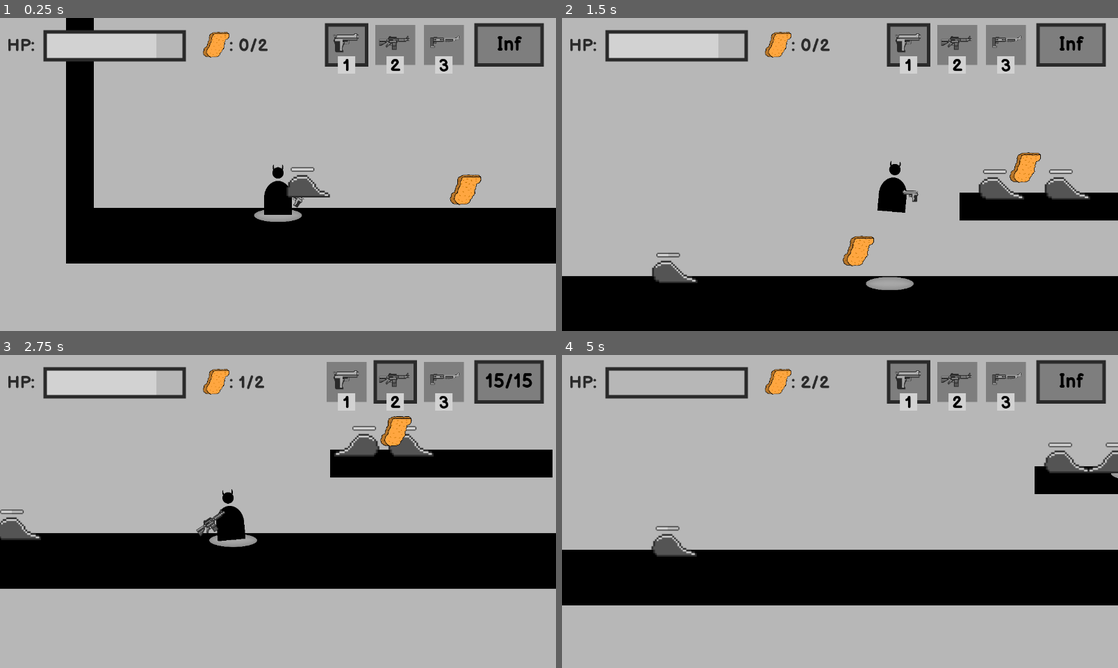
Above: before the commit, frames 1-4 (two rows, left to right).
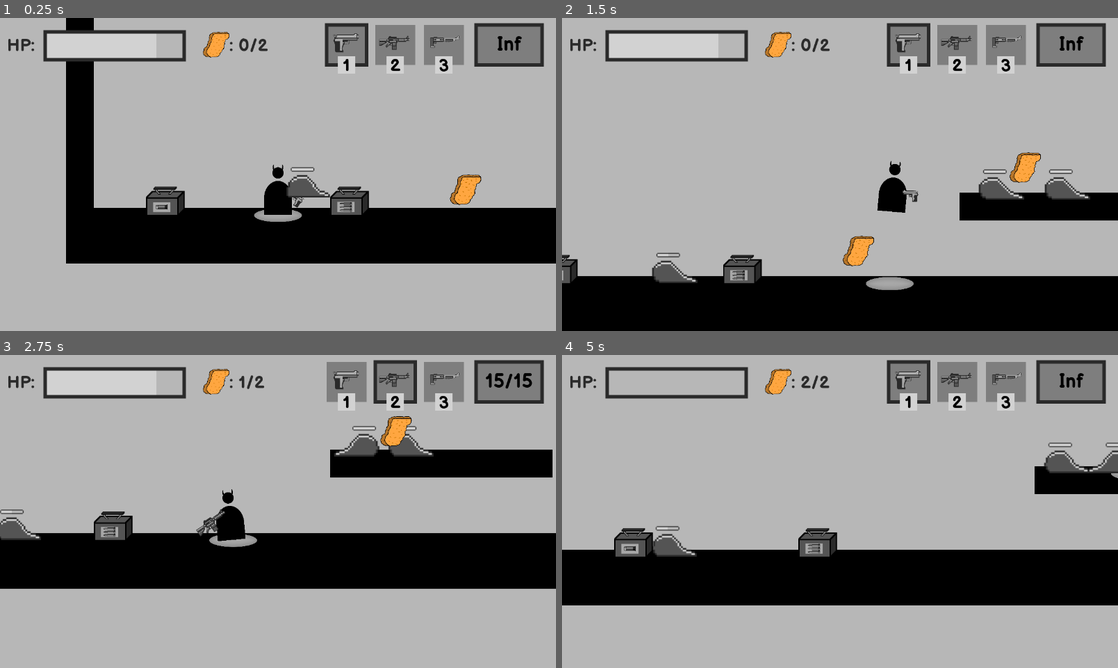
Above: after the commit, the same moments.

Repository: BesterCoder/nuggie-collector
Game: Godot game, scene res://levels/level_001.tscn
The game is run twice, just before and just after one commit, with the same random seed, the same clock (stepped at 60 frames per second) and the same inputs.
Inputs (mouse positions are in pixels of both pictures, inside the frame that each line leads up to):
- Up to frame 1 (0.25 s): no input
- Up to frame 2 (1.5 s): move the mouse to (962, 158) at 0.52 s; press the mouse at (962, 158) at 0.53 s; hold D (move_right) from 0.53 s (still down); tap W (jump) at 0.77 s; move the mouse to (728, 190) at 1.27 s; release the mouse at (728, 190) at 1.28 s; tap 1 (select_pistol) at 1.35 s
- Up to frame 3 (2.75 s): tap W (jump) at 1.52 s; move the mouse to (333, 442) at 2.02 s; release D (move_right) at 2.03 s; hold A (move_left) from 2.03 s (still down); tap 2 (select_rifle) at 2.1 s
- Up to frame 4 (5 s): move the mouse to (812, 574) at 2.77 s; release A (move_left) at 2.78 s; hold D (move_right) 2.78-4.28 s; tap 3 (select_shotgun) at 2.85 s; tap W (jump) at 3.02, 3.77, 4.52 s; move the mouse to (1006, 558) at 3.52 s; press the mouse at (1006, 558) at 3.53 s; move the mouse to (673, 464) at 4.27 s; release the mouse at (673, 464) at 4.28 s; hold A (move_left) from 4.28 s (still down); tap 1 (select_pistol) at 4.35 s

The runs differ from the first frame. In frame 1, 1.1% of the frame differs, in the area x 26-67%, y 53-63%; in frame 2, 0.7%; in frame 3, 0.5%; in frame 4, 1.1%.

Commit message:
Added pickable ammo for Rifle and Shotgun

Diff:
--- a/characters/player/Player.gd
+++ b/characters/player/Player.gd
@@ -27,6 +27,18 @@
 	elif health > max_health:
 		health = max_health
 	emit_signal("health_chagned")
+
+# Add a ammo object
+func add_ammo(ammo):
+	# See types from Ammo.gd
+	match ammo.ammo_type:
+		1:
+			return $Rifle.add_ammo(ammo.ammo_amount)
+		2:
+			return $Shotgun.add_ammo(ammo.ammo_amount)
+
+	# Ammo not collected
+	return false
 
 # Rotate and and the weapon location
 # based on mouse location and move direction
--- a/characters/weapons/WeaponBase.gd
+++ b/characters/weapons/WeaponBase.gd
@@ -24,6 +24,18 @@
 	shoot_ready = false
 	shoot_timer.start()
 
+# Add ammo if the current_ammo isn't maxed out
+# return true if ammo is added
+func add_ammo(amount: int) -> bool:
+	if current_ammo == max_ammo:
+		return false
+
+	current_ammo += amount
+	if current_ammo > max_ammo:
+		current_ammo = max_ammo
+
+	return true
+
 func shoot():
 	if not shoot_ready:
 		return
--- /dev/null
+++ b/items/ammo/Ammo.gd
@@ -0,0 +1,35 @@
+extends Area2D
+
+
+enum {
+	TYPE_RIFLE = 1,
+	TYPE_SHOTGUN = 2
+}
+
+# 1: rifle, 2: shotgun
+export var ammo_type = TYPE_SHOTGUN
+
+var ammo_amount = 0
+
+func _ready():
+	$RifleSprite.visible = false
+	$ShotgunSprite.visible = false
+	match ammo_type:
+		TYPE_RIFLE:
+			$RifleSprite.visible = true
+			ammo_amount = 10
+		TYPE_SHOTGUN:
+			$ShotgunSprite.visible = true
+			ammo_amount = 5
+		_:
+			push_error("Invalid ammo type: " + ammo_type)
+
+
+
+func _on_body_entered(body):
+	if body.name != "Player":
+		return
+
+	var success = body.add_ammo(self)
+	if success:
+		queue_free()
--- /dev/null
+++ b/items/ammo/Ammo.tscn
@@ -0,0 +1,26 @@
+[gd_scene load_steps=5 format=2]
+
+[ext_resource path="res://assets/ammo/shotgunammov01.png" type="Texture" id=1]
+[ext_resource path="res://assets/ammo/rifleammov01.png" type="Texture" id=2]
+[ext_resource path="res://items/ammo/Ammo.gd" type="Script" id=3]
+
+[sub_resource type="RectangleShape2D" id=1]
+extents = Vector2( 56, 40 )
+
+[node name="Ammo" type="Area2D"]
+scale = Vector2( 0.75, 0.75 )
+collision_layer = 16
+script = ExtResource( 3 )
+
+[node name="RifleSprite" type="Sprite" parent="."]
+scale = Vector2( 1, 1 )
+texture = ExtResource( 2 )
+
+[node name="ShotgunSprite" type="Sprite" parent="."]
+visible = false
+texture = ExtResource( 1 )
+
+[node name="CollisionShape2D" type="CollisionShape2D" parent="."]
+position = Vector2( -4, 16 )
+shape = SubResource( 1 )
+[connection signal="body_entered" from="." to="." method="_on_body_entered"]
--- a/levels/level_001.tscn
+++ b/levels/level_001.tscn
@@ -7,6 +7,7 @@
 [ext_resource path="res://characters/enemies/slime/EnemySlime.tscn" type="PackedScene" id=5]
 [ext_resource path="res://items/nuggie/Nuggie.tscn" type="PackedScene" id=6]
 [ext_resource path="res://characters/player/PlayerHUD.tscn" type="PackedScene" id=7]
+[ext_resource path="res://items/ammo/Ammo.tscn" type="PackedScene" id=8]
 
 [node name="Level_001" type="Node2D"]
 
@@ -61,4 +62,13 @@
 [node name="Nuggie2" parent="Nuggies" instance=ExtResource( 6 )]
 position = Vector2( 1240, 216 )
 
+[node name="Ammo" type="Node2D" parent="."]
+
+[node name="Ammo" parent="Ammo" instance=ExtResource( 8 )]
+position = Vector2( 168, 424 )
+
+[node name="Ammo2" parent="Ammo" instance=ExtResource( 8 )]
+position = Vector2( 592, 424 )
+ammo_type = 1
+
 [node name="PlayerHUD" parent="." instance=ExtResource( 7 )]
Binary file added: assets/ammo/rifleammov01.png
Not shown, added: assets/ammo/rifleammov01.png.import
Binary file added: assets/ammo/shotgunammov01.png
Not shown, added: assets/ammo/shotgunammov01.png.import
Not shown: 1 places in levels/level_001.tscn that only renumber resources
